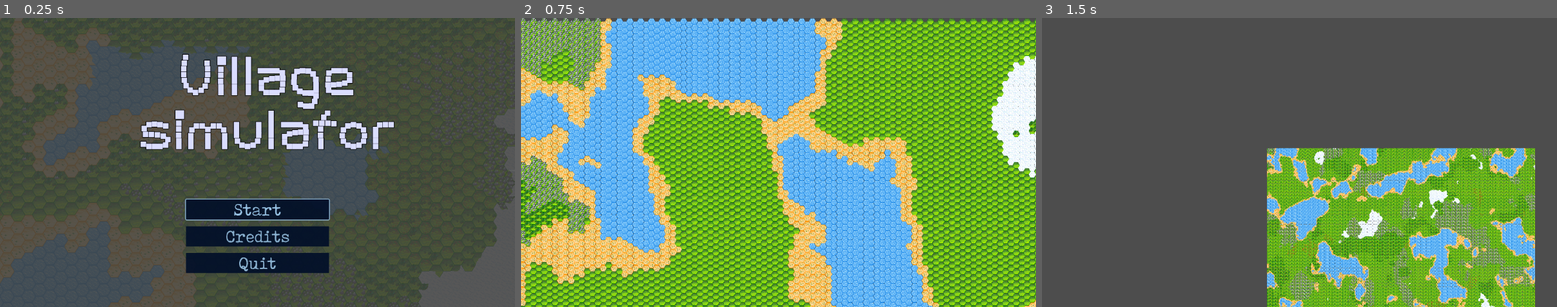
Above: before the commit, frames 1-3 (left to right).
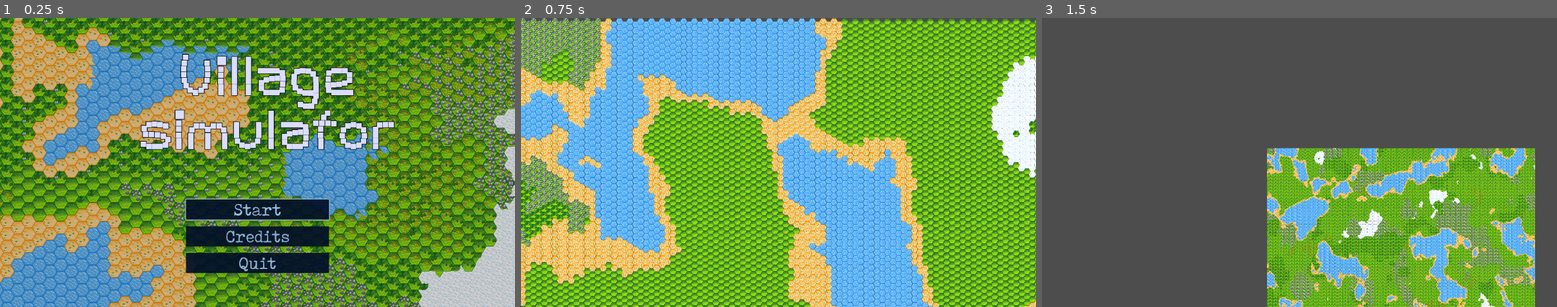
Above: after the commit, the same moments.

Repository: IsStephy/Game_TM_2
Game: Godot game, scene res://scenes/opening_menu.tscn
Same seed, same stepped clock (60 frames per second), same inputs: the game is played once before the commit and once after it. This scene is started directly instead of the project's main scene.
Inputs (mouse positions are in pixels of both pictures, inside the frame that each line leads up to):
- Up to frame 1 (0.25 s): no input
- Up to frame 2 (0.75 s): click "Start" at 0.5 s
- Up to frame 3 (1.5 s): tap Enter at 1.25 s; move the mouse to (1412, 148) at 1.27 s; hold Right (ui_right) from 1.28 s (still down); hold P from 1.28 s (still down)

The runs differ from the first frame. In frame 1, 87% of the frame differs, in the area x 0-100%, y 0-100%; in frame 2, nothing differs; in frame 3, nothing differs.

Commit message:
Modified the main menu

Diff:
--- a/Grid_map/game_of_life/scenes/opening_menu.gd
+++ b/Grid_map/game_of_life/scenes/opening_menu.gd
@@ -5,22 +5,20 @@
 @onready var credits_button: Button = $VBoxContainer/credits
 @onready var tilemap_layer = $TileMapLayer
 
-var highlighted_tiles = [] # List to track highlighted tiles
-var HIGHLIGHT_RADIUS = 1 # Radius around mouse to highlight
+var highlighted_tiles = []  # Track previously highlighted cells
+const HIGHLIGHT_RADIUS = 3  # The radius of tiles to highlight
+
+# Modulate color for highlighting
+const HIGHLIGHT_COLOR = Color(1, 1, 0, 0.5)  # Yellow highlight with transparency
 
 func _ready() -> void:
 	start_button.pressed.connect(_on_start_pressed)
 	quit_button.pressed.connect(_on_quit_pressed)
 	credits_button.pressed.connect(_on_credits_pressed)
-
 	set_process_input(true)
 
-	# black color each
-	for x in range(tilemap_layer.get_used_rect().position.x, tilemap_layer.get_used_rect().end.x):
-		for y in range(tilemap_layer.get_used_rect().position.y, tilemap_layer.get_used_rect().end.y):
-			var tile_data = tilemap_layer.get_cell_tile_data(Vector2i(x, y))
-			if tile_data:
-				tile_data.modulate = Color(0.8, 0.8, 0.8, 0.3)
+	# Set the modulate color for the entire TileMapLayer to dim it initially
+	tilemap_layer.modulate = Color(0.8, 0.8, 0.8, 1)  # Dim all tiles by default
 
 	get_node("VBoxContainer/start").grab_focus()
 
@@ -36,16 +34,23 @@
 func _input(event):
 	if event is InputEventMouseMotion:
 		var mouse_pos = tilemap_layer.get_local_mouse_position()
-		var cell_pos = tilemap_layer.local_to_map(mouse_pos)
+		var center_cell = tilemap_layer.local_to_map(mouse_pos)
+
+		# Reset previously highlighted tiles to default state
+		for pos in highlighted_tiles:
+			var tile_data = tilemap_layer.get_cell_tile_data(pos)
+			if tile_data:
+				tile_data.modulate = Color(1, 1, 1, 1)  # Reset to original color
 
 		highlighted_tiles.clear()
-		# Highlight only individual tiles in the radius
+
+		# Highlight tiles in radius
 		for x_offset in range(-HIGHLIGHT_RADIUS, HIGHLIGHT_RADIUS + 1):
 			for y_offset in range(-HIGHLIGHT_RADIUS, HIGHLIGHT_RADIUS + 1):
-				var check_pos = cell_pos + Vector2i(x_offset, y_offset)
-				var current_tile_data = tilemap_layer.get_cell_tile_data(check_pos)
-
-				# Ensure the tile exists and is the correct individual tile
-				if current_tile_data and check_pos == cell_pos:
-					current_tile_data.modulate = Color(0.8, 0.8, 0.8, 1) # Light gray
-					highlighted_tiles.append(check_pos)
+				var pos = center_cell + Vector2i(x_offset, y_offset)
+				# Ensure the tile is valid (doesn't exceed the map bounds)
+				if tilemap_layer.get_cell_source_id(pos) != -1:  # Check if the tile exists
+					var tile_data = tilemap_layer.get_cell_tile_data(pos)
+					if tile_data:
+						tile_data.modulate = HIGHLIGHT_COLOR  # Apply yellow highlight
+						highlighted_tiles.append(pos)
